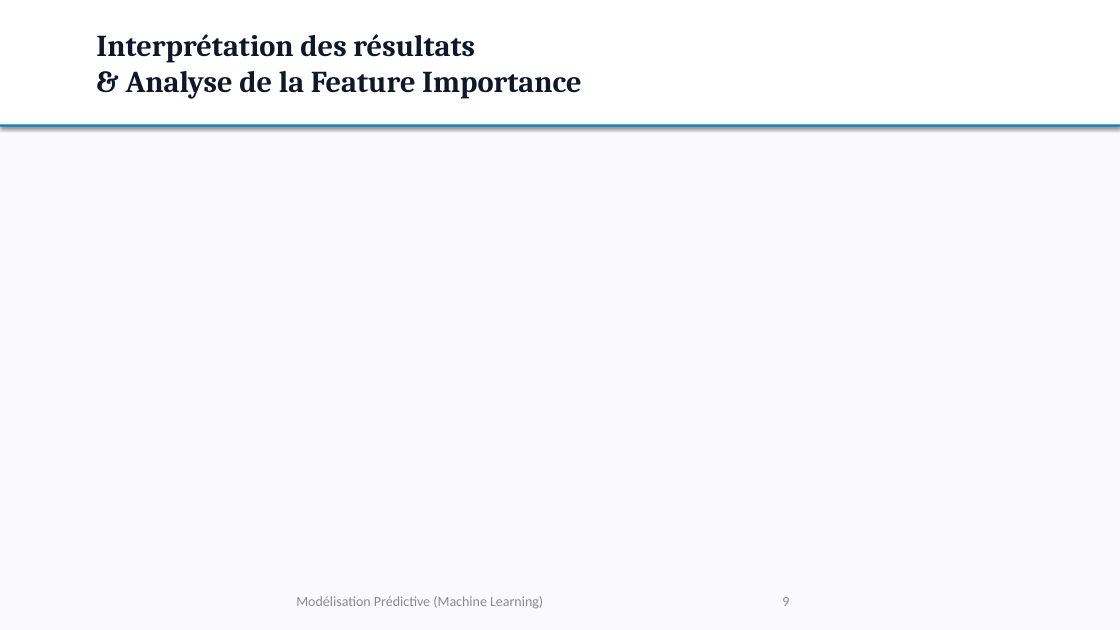
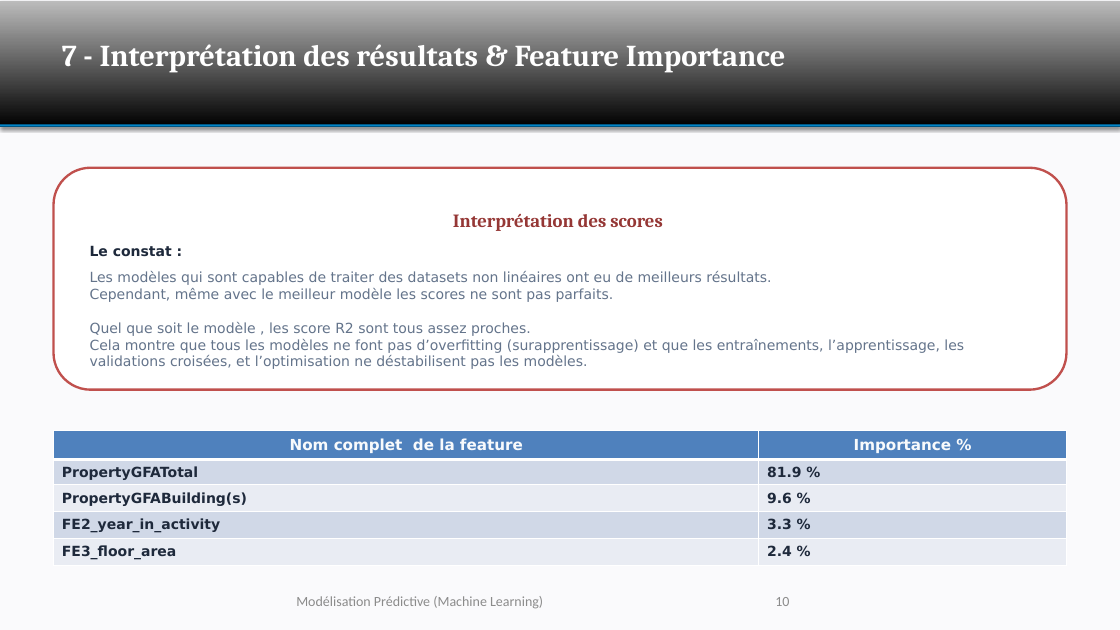
Before and after one commit to DavidRichomme/OC_P3_Anticipez_les_besoins_en_consommation_de_batiments, a slide deck: slide 10 of OC_P3_Support_Presentation.pptx (slide 9 before the commit). Drawn at 1120x630 pixels with LibreOffice and Linux fonts; fonts in the diff are those of the drawing; background and template pictures are left out. Boxes give left, top, right and bottom in pixels: in the first picture for what was removed or moved away, otherwise in the second. Text is boxed around its words. In the diff, an @@ line names an element or a change of style, - is before the commit and + after.

```diff
--- a/OC_P3_Support_Presentation.pptx
+++ b/OC_P3_Support_Presentation.pptx
@@ rectangle at <box>0,1,1120,127</box>: fill #FFFFFF to gradient #000000 to #BDBDBD @@
@@ text at <box>62,44,786,72</box>: text changed; text colour #0F172A to #FFFFFF @@
-Interprétation des résultats
-& Analyse de la Feature Importance
+7 - Interprétation des résultats & Feature Importance
@@ rounded rectangle added at <box>54,168,1067,390</box>, fill #FFFFFF, outline #C0504D 2 pt, 12 pt, text #64748B @@
+Interprétation des scores
+Le constat :
+Les modèles qui sont capables de traiter des datasets non linéaires ont eu de meilleurs résultats.
+Cependant, même avec le meilleur modèle les scores ne sont pas parfaits.
+Quel que soit le modèle , les score R2 sont tous assez proches.
+Cela montre que tous les modèles ne font pas d’overfitting (surapprentissage) et que les entraînements, l’apprentissage, les validations croisées, et l’optimisation ne déstabilisent pas les modèles.
@@ table added at <box>54,431,1067,565</box>, 5 rows, 2 columns @@
+Nom complet de la feature | Importance %
+PropertyGFATotal | 81.9 %
+PropertyGFABuilding(s) | 9.6 %
+FE2_year_in_activity | 3.3 %
+FE3_floor_area | 2.4 %
@@ page number at <box>775,597,789,606</box>: text changed @@
-9
+10
```
Also in this commit, not shown: 9 other slides changed, 1 slide added, 6 other files.
